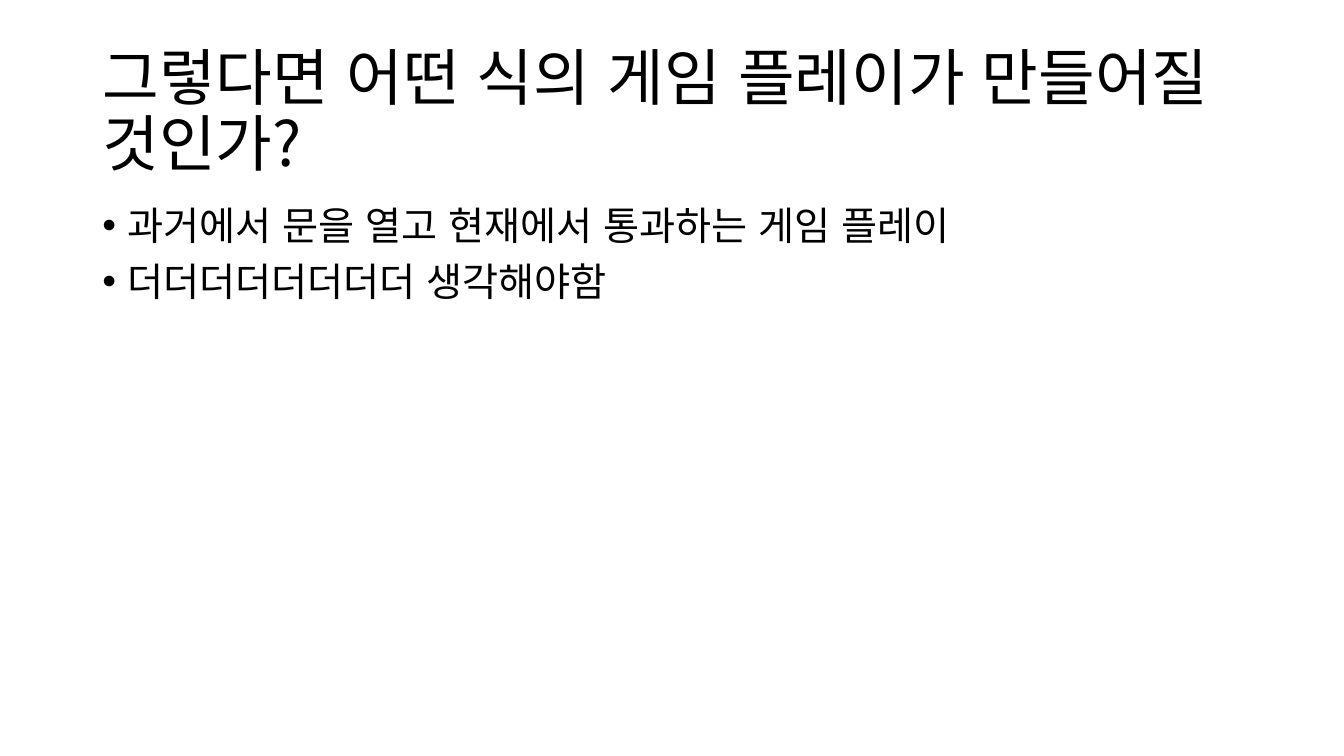
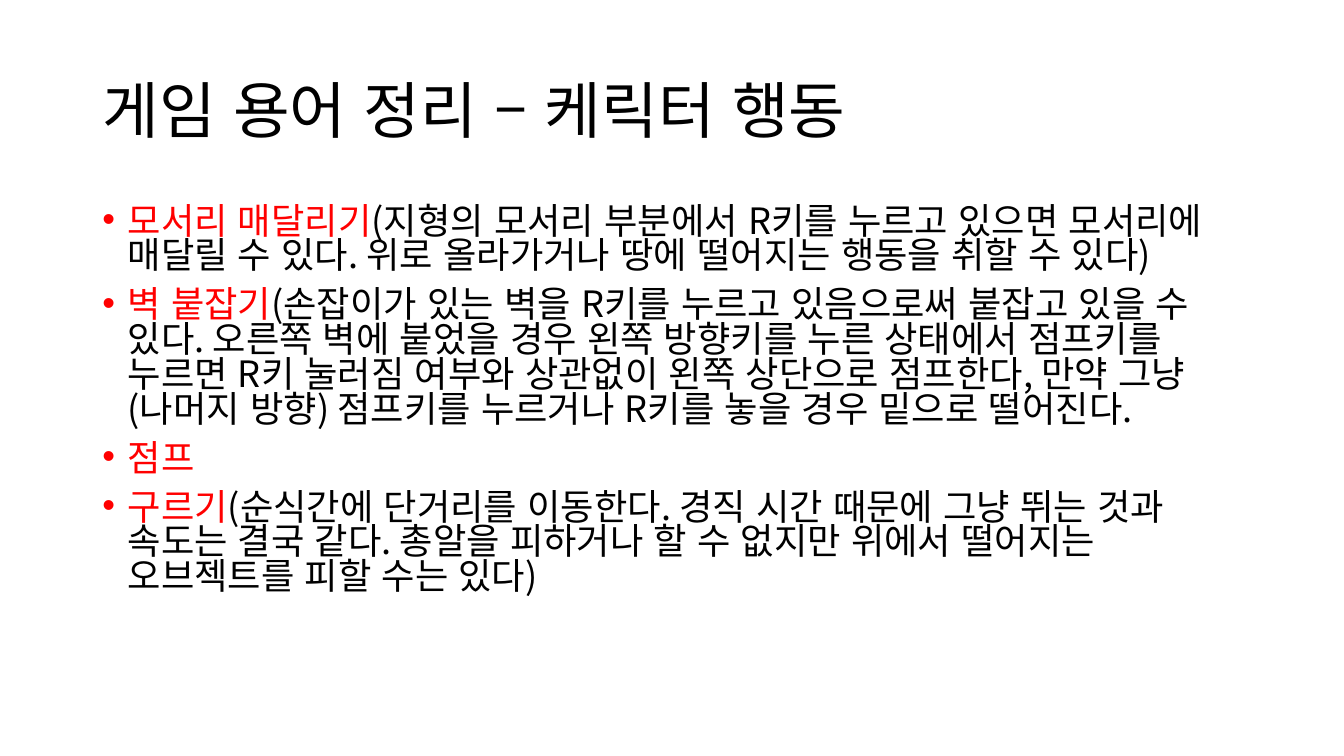
Before and after one commit to JSungMin/MomentFlow05, a slide deck: slide 11 of Documents/기획/시스템기획/게임플레이기획_시스템.pptx (slide 10 before the commit). Drawn at 1344x756 pixels with LibreOffice and Linux fonts; fonts in the diff are those of the drawing. Boxes give left, top, right and bottom in pixels: in the first picture for what was removed or moved away, otherwise in the second. Text is boxed around its words. In the diff, an @@ line names an element or a change of style, - is before the commit and + after.

```diff
--- a/Documents/기획/시스템기획/게임플레이기획_시스템.pptx
+++ b/Documents/기획/시스템기획/게임플레이기획_시스템.pptx
@@ title at box(102, 82, 845, 138): text changed @@
-그렇다면 어떤 식의 게임 플레이가 만들어질 것인가?
+게임 용어 정리 – 케릭터 행동
@@ text at box(128, 203, 1202, 596): text changed; size 28 to 25.9 pt @@
-• 과거에서 문을 열고 현재에서 통과하는 게임 플레이
-• 더더더더더더더더 생각해야함
+• 모서리 매달리기(지형의 모서리 부분에서 R키를 누르고 있으면 모서리에 매달릴 수 있다. 위로 올라가거나 땅에 떨어지는 행동을 취할 수 있다)
+• 벽 붙잡기(손잡이가 있는 벽을 R키를 누르고 있음으로써 붙잡고 있을 수 있다. 오른쪽 벽에 붙었을 경우 왼쪽 방향키를 누른 상태에서 점프키를 누르면 R키 눌러짐 여부와 상관없이 왼쪽 상단으로 점프한다, 만약 그냥 (나머지 방향) 점프키를 누르거나 R키를 놓을 경우 밑으로 떨어진다.
+• 점프
+• 구르기(순식간에 단거리를 이동한다. 경직 시간 때문에 그냥 뛰는 것과 속도는 결국 같다. 총알을 피하거나 할 수 없지만 위에서 떨어지는 오브젝트를 피할 수는 있다)
```
Also in this commit, not shown: 3 other slides changed, 1 slide removed, 16 other files.
